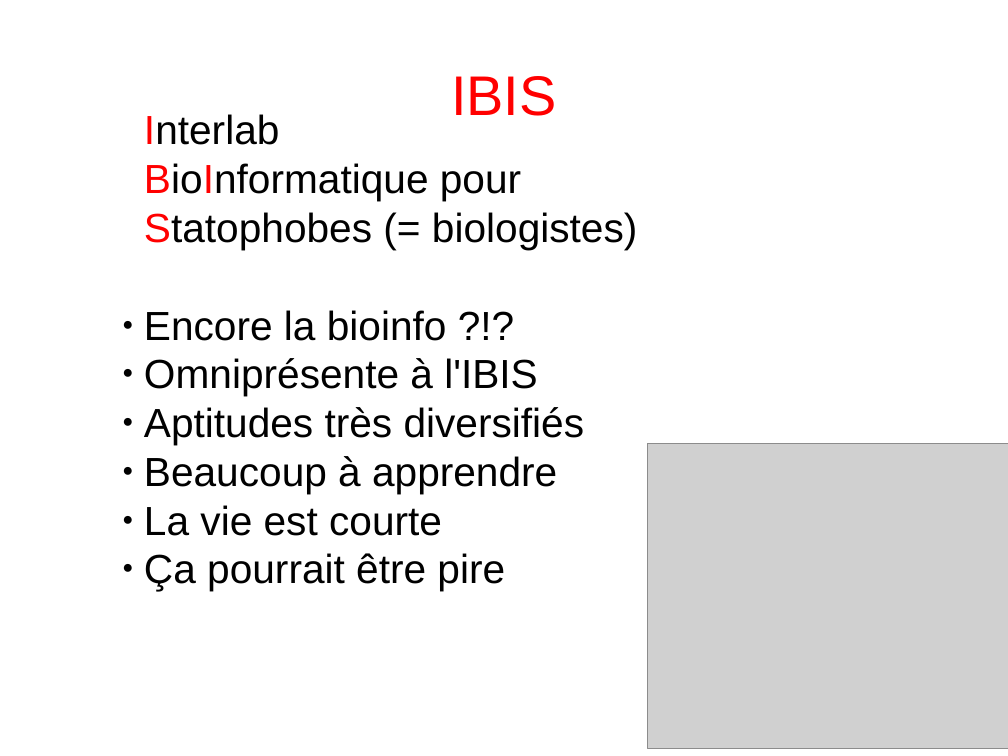
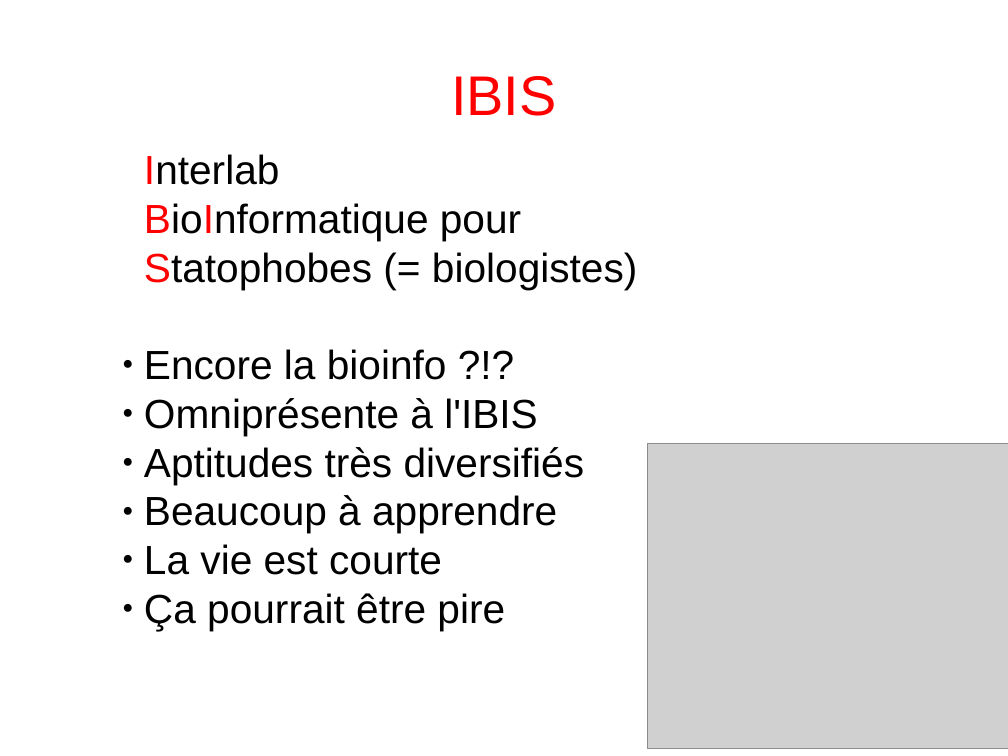
Before and after one commit to enormandeau/club_bioinfo_ibis, a slide deck: slide 4 of 01_presentations/01_presentation_club_interlab_ibis/presentation.odp. Drawn at 1008x756 pixels with LibreOffice and Linux fonts; fonts in the diff are those of the drawing; grey boxes stand for pictures. Boxes give left, top, right and bottom in pixels: in the first picture for what was removed or moved away, otherwise in the second. Text is boxed around its words. In the diff, an @@ line names an element or a change of style, - is before the commit and + after.

```diff
--- a/01_presentations/01_presentation_club_interlab_ibis/presentation.odp
+++ b/01_presentations/01_presentation_club_interlab_ibis/presentation.odp
@@ subtitle "Interlab": place and size @@
-subtitle "Interlab" at [144, 114, 637, 591]
+subtitle "Interlab" at [144, 154, 637, 631]
```
Also in this commit, not shown: 3 other slides changed, 1 slide added, 1 slide removed, 1 other file.
